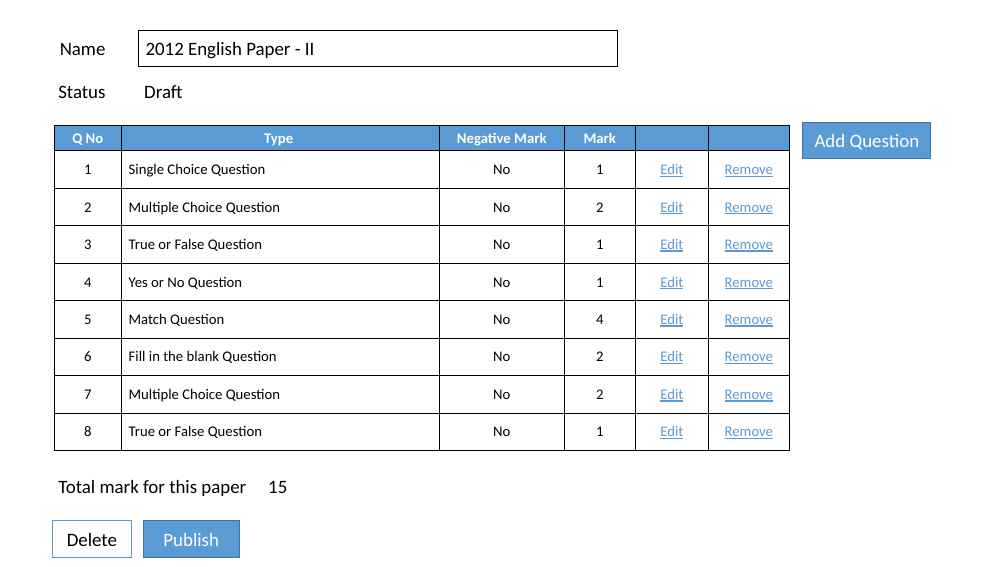
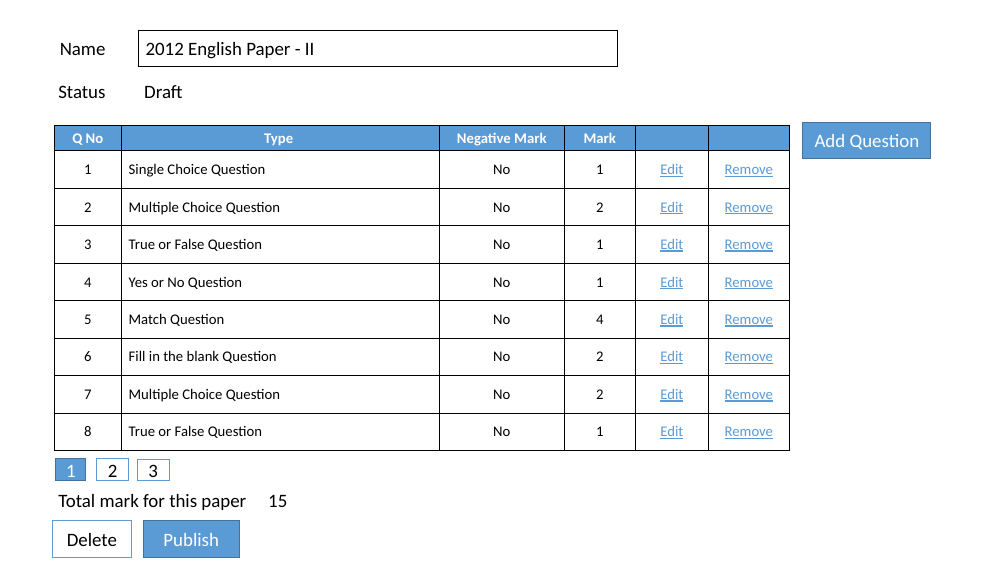
Before and after one commit to shakthydoss/suriyan, a slide deck: slide 13 of docs/wireframe.pptx. Drawn at 1008x567 pixels with LibreOffice and Linux fonts; fonts in the diff are those of the drawing. Boxes give left, top, right and bottom in pixels: in the first picture for what was removed or moved away, otherwise in the second. Text is boxed around its words. In the diff, an @@ line names an element or a change of style, - is before the commit and + after.

```diff
--- a/docs/wireframe.pptx
+++ b/docs/wireframe.pptx
@@ rectangle added at (56,459,86,480), fill #5B9BD5, outline #43739E 1 pt, 18 pt, text #FFFFFF @@
+1
@@ rectangle added at (97,459,129,480), fill #FFFFFF, outline #5B9BD5 1 pt, 18 pt, text #000000 @@
+2
@@ rectangle added at (138,460,169,481), fill #FFFFFF, outline #5B9BD5 1 pt, 18 pt, text #000000 @@
+3
@@ text "Total mark for this paper": place and size @@
-text "Total mark for this paper" at (58,480,246,496)
+text "Total mark for this paper" at (58,494,246,510)
@@ text "15": place and size @@
-text "15" at (268,481,287,493)
+text "15" at (268,495,287,507)
```
Also in this commit, not shown: 1 other slide changed, 3 other files.
